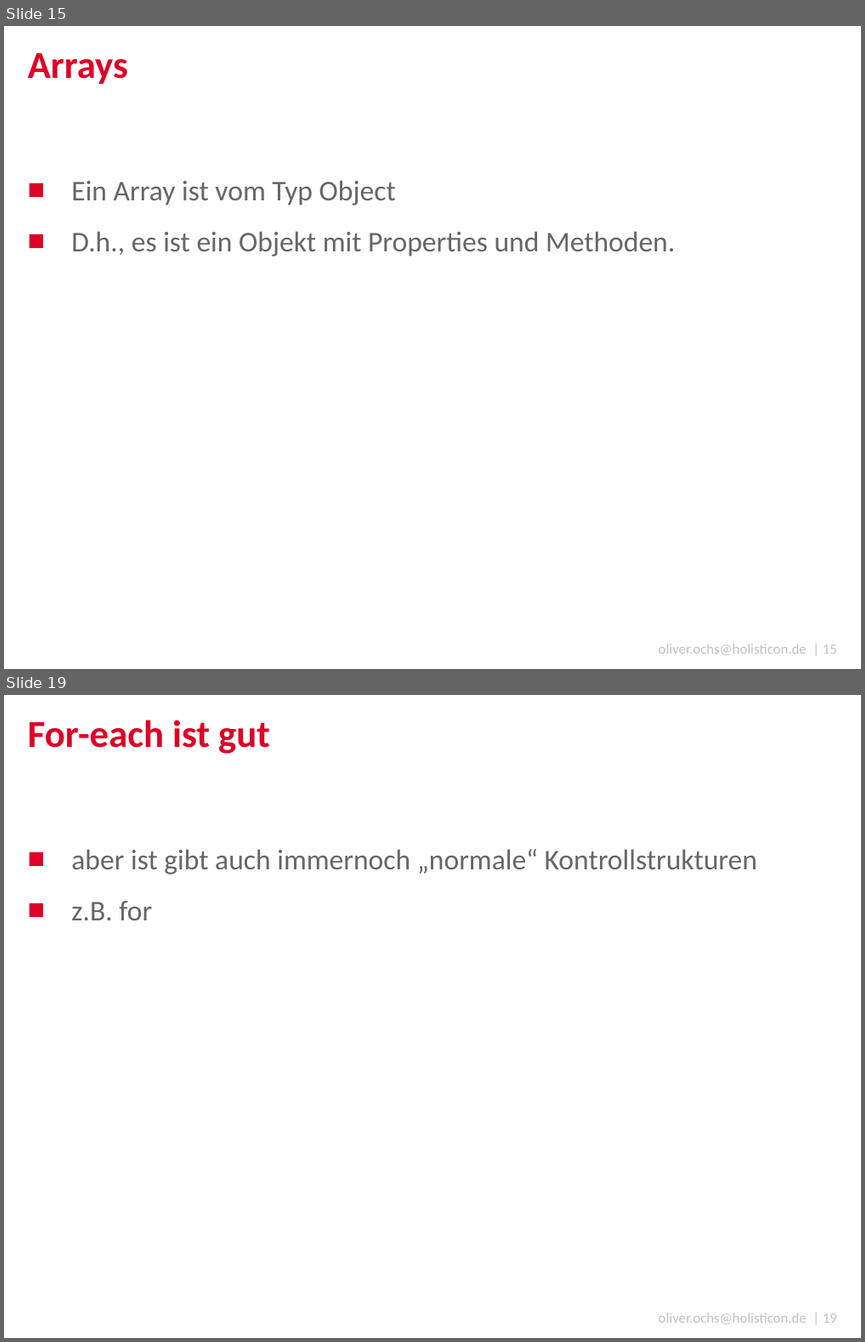
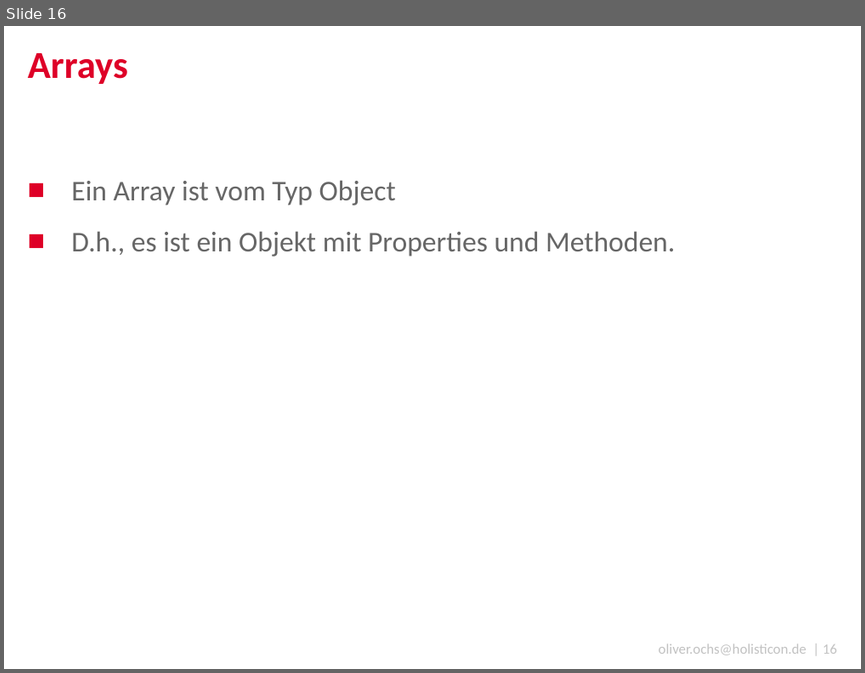
Before and after one commit to DJCordhose/serious-javascript, a slide deck: coding-sessions/code_talks.pptx. Shown one above the other, each under a label of ours: slides 15 and 19 before the commit, slide 16 after it; the slides between them are not shown. The pictures are 865x1342 and 865x673 pixels, drawn with LibreOffice and Linux fonts; fonts in the diff are those of the drawing; background and template pictures are left out. Boxes give left, top, right and bottom in pixels: in the first picture for what was removed or moved away, otherwise in the second. Text is boxed around its words. In the diff, an @@ line names an element or a change of style, - is before the commit and + after.

```diff
--- a/coding-sessions/code_talks.pptx
+++ b/coding-sessions/code_talks.pptx
@@ slide 19 removed at [4,695,861,1338], background #FFFFFF; not listed: 1 template element that a slide beside it also shows @@
@@ title removed at [28,720,270,754] @@
-For-each ist gut
@@ text removed at [71,849,757,920] @@
-■ aber ist gibt auch immernoch „normale“ Kontrollstrukturen
-■ z.B. for
@@ what was slide 15 is now slide 16 @@
@@ text at [658,643,837,655]: text changed @@
-oliver.ochs@holisticon.de | 15
+oliver.ochs@holisticon.de | 16
```
Also in this commit, not shown: 3 slides changed, 3 slides added, 8 other slides removed.
